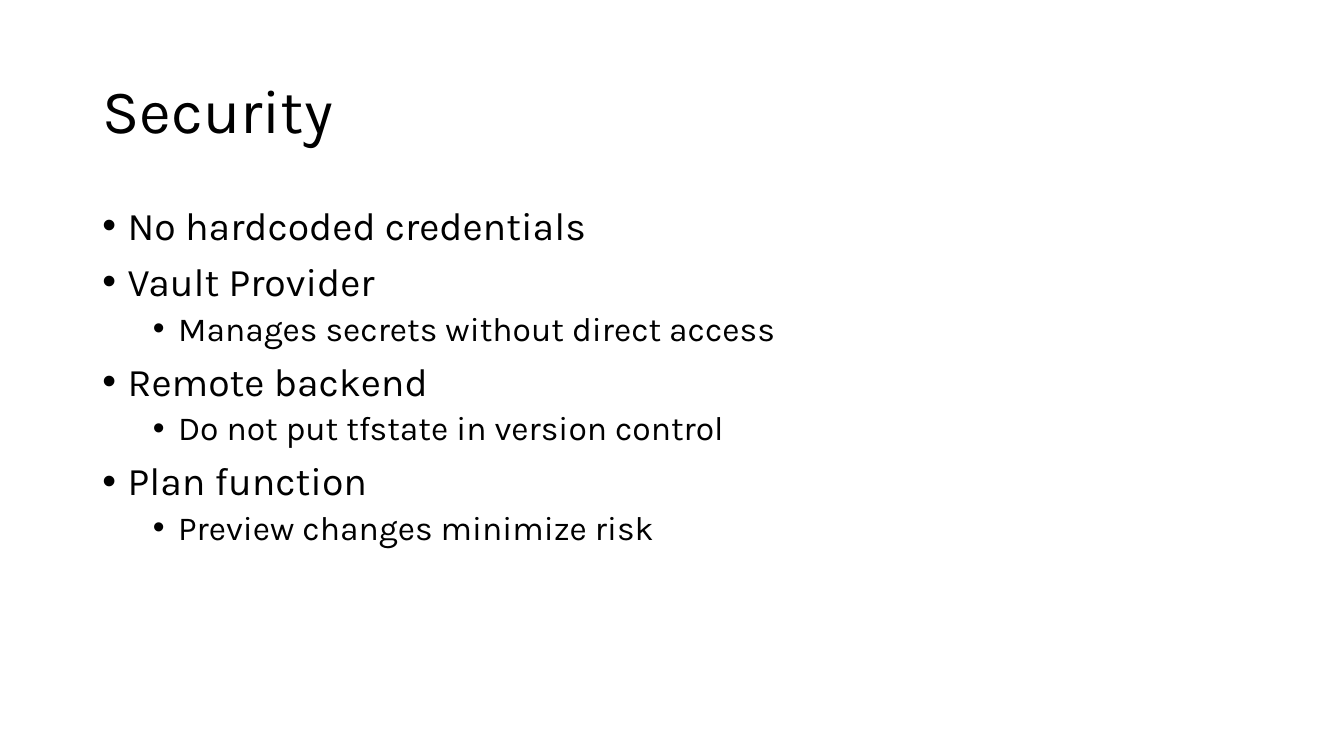
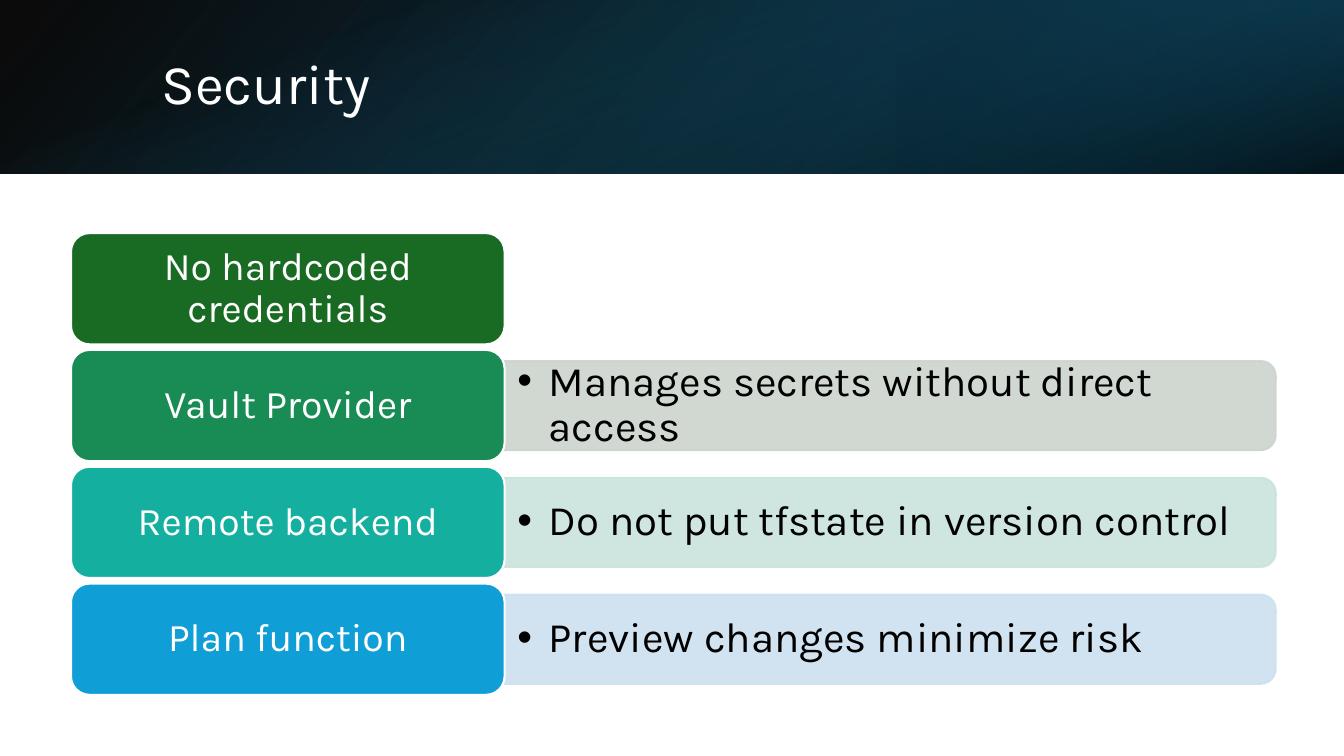
Before and after one commit to sebivenlo/esd-2024-terraform, a slide deck: slide 11 of Presentation/Terraform.pptx. Drawn at 1344x756 pixels with LibreOffice and Linux fonts; fonts in the diff are those of the drawing. Boxes give left, top, right and bottom in pixels: in the first picture for what was removed or moved away, otherwise in the second. Text is boxed around its words. In the diff, an @@ line names an element or a change of style, - is before the commit and + after.

```diff
--- a/Presentation/Terraform.pptx
+++ b/Presentation/Terraform.pptx
@@ rectangle added at bbox=[0, 0, 1344, 173], fill gradient #000000 to #104862 @@
@@ rectangle added at bbox=[0, 1, 1343, 174], fill gradient #156082 to #000000 @@
@@ rectangle added at bbox=[896, 0, 1344, 173], fill gradient #0B3041 to #156082 @@
@@ title "Security": place and size @@
-title "Security" at bbox=[102, 90, 332, 148]
+title "Security" at bbox=[161, 65, 370, 118]
@@ title "Security" at bbox=[161, 65, 370, 118]: size 44 to 40 pt, text colour #000000 to #FFFFFF @@
@@ text removed at bbox=[128, 213, 775, 549] @@
-• No hardcoded credentials
-• Vault Provider
-  • Manages secrets without direct access
-• Remote backend
-  • Do not put tfstate in version control
-• Plan function
-  • Preview changes minimize risk
@@ group added at bbox=[71, 233, 1276, 695]: 7 texts, 4 rounded rectangles, 3 round same rects @@
+No hardcoded credentials
+  • Manages secrets without direct access
+Vault Provider
+  • Do not put tfstate in version control
+Remote backend
+  • Preview changes minimize risk
+Plan function
```
Also in this commit, not shown: 17 other slides changed, 2 slides added, 2 slides removed.
